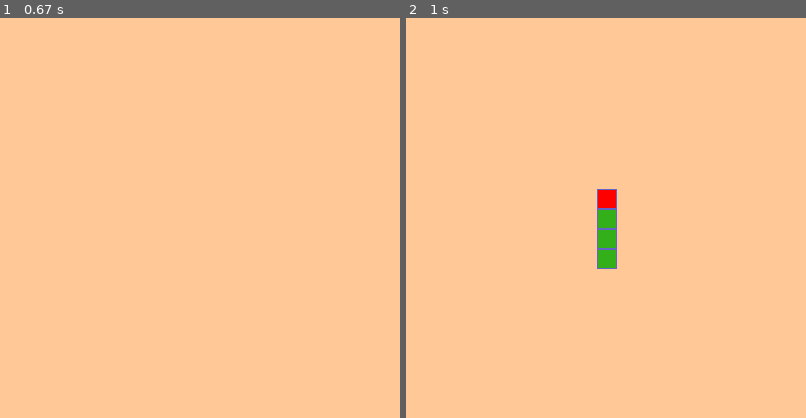
Above: before the commit, frames 1-2 (left to right).
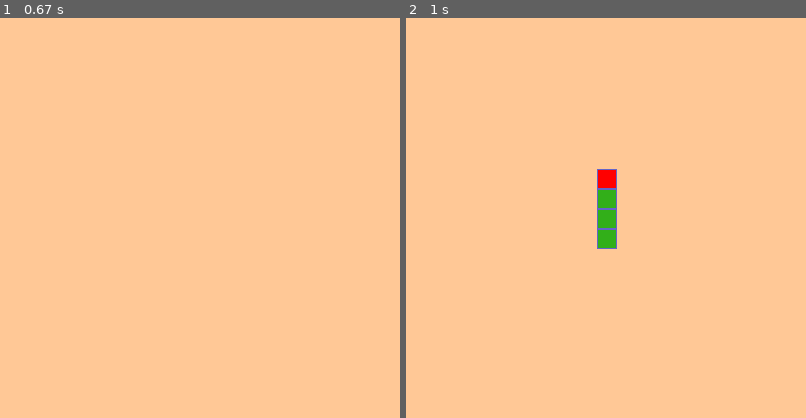
Above: after the commit, the same moments.

Repository: LucasPerbet/testMovementPygame
Game: pygame game, started from snake/snake.py
Same seed, same stepped clock (60 frames per second), same inputs: the game is played once before the commit and once after it.
Inputs:
- Up to frame 1 (0.67 s): hold Right from 0.33 s (still down)
- Up to frame 2 (1 s): release Right at 0.8 s
The pictures show only the part of the screen within x 26-76%, y 29-79%; the shares and areas given below are measured in that part.

Frame 1 is identical in both runs. In frame 2, 0.7% of the frame differs, in the area x 47-53%, y 37-63%.

Commit message:
Movemement with keys

Diff:
--- /dev/null
+++ b/moveAnImage/game.py
@@ -0,0 +1,49 @@
+# Constantes globales
+WIDTH = 1640
+HEIGHT = 1480
+SPRITE_WIDTH = 50
+SPRITE_HEIGHT = 50
+
+class GameObject:
+
+    def __init__(self, image, height, speed):
+
+        self.speed = speed
+
+        self.image = image
+
+        self.pos = image.get_rect().move(0, height)
+
+    def move(self, up=False, down=False, left=False, right=False):
+
+        if right:
+
+            self.pos.right += self.speed
+
+        if left:
+
+            self.pos.right -= self.speed
+
+        if down:
+
+            self.pos.top += self.speed
+
+        if up:
+
+            self.pos.top -= self.speed
+
+        if self.pos.right > WIDTH:
+
+            self.pos.left = 0
+
+        if self.pos.top > HEIGHT-SPRITE_HEIGHT:
+
+            self.pos.top = 0
+
+        if self.pos.right < SPRITE_WIDTH:
+
+            self.pos.right = WIDTH
+
+        if self.pos.top < 0:
+
+           self.pos.top = HEIGHT-SPRITE_HEIGHT
--- /dev/null
+++ b/moveAnImage/move.py
@@ -0,0 +1,70 @@
+import pygame
+from pygame.locals import *
+import sys
+from game import GameObject
+
+pygame.init()
+
+screen = pygame.display.set_mode((1640, 1480))
+clock = pygame.time.Clock()            #get a pygame clock object
+player = pygame.image.load("coureur128.png").convert_alpha()
+entity = pygame.image.load("alien.png").convert_alpha()
+background = pygame.image.load("terrain.jpg").convert()
+
+screen.blit(background, (0, 0))
+
+objects = []
+
+p = GameObject(player, 10, 3)          #create the player object
+
+for x in range(10):                    #create 10 objects</i>
+
+    o = GameObject(entity, x*40, x)
+
+    objects.append(o)
+
+while True:
+
+    screen.blit(background, p.pos, p.pos)
+
+    for o in objects:
+
+        screen.blit(background, o.pos, o.pos)
+
+    keys = pygame.key.get_pressed()
+
+    if keys[pygame.K_UP]:
+
+        p.move(up=True)
+
+    if keys[pygame.K_DOWN]:
+
+        p.move(down=True)
+
+    if keys[pygame.K_LEFT]:
+
+        p.move(left=True)
+
+    if keys[pygame.K_RIGHT]:
+
+        p.move(right=True)
+
+    for event in pygame.event.get():
+
+        if event.type == pygame.QUIT:
+
+            sys.exit()
+
+    screen.blit(p.image, p.pos)
+
+    for o in objects:
+
+        o.move()
+
+        screen.blit(o.image, o.pos)
+
+    pygame.display.update()
+
+    clock.tick(60)
+
+pygame.quit()
--- a/snake/snake.py
+++ b/snake/snake.py
@@ -59,7 +59,7 @@
                 direction = 4
 
 
-        if update_snake > 99:
+        if update_snake >3:
             update_snake = 0
             snake_pos = snake_pos[-1:] + snake_pos[:-1]
 
Binary file added: alien.png
Binary file added: coureur64.png
Binary file added: cyclist24.png
Binary file added: moveAnImage/cyclist32.png
Binary file added: terrain.jpg
Binary file added: terrain.png
